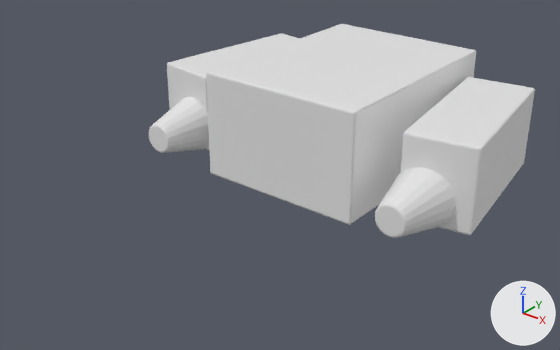
The FBX model Assets/FBX/generated/SM_Ship_Miner_01_Engine.fbx as it was, and as the next commit left it.
Rendered twice from a 50 mm lens placed at (727.0, -1095.0, 506.0), pointed at (22.0, -215.0, -40.0). Lighting does not change. The marker at lower right points along +X, +Y and +Z. The picture after the commit comes second.

Names of what the first picture shows: 'SM_Ship_Miner_01_Engine'.
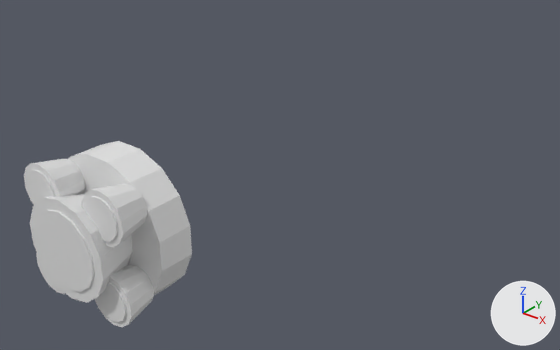
Location of each change, [x1, y1, x2, y2] in pixels of the pictures (560 x 350 px):
'SM_Ship_Miner_01_Engine', reshaped, moved (56% narrower, 13% shorter)
    before: [149, 24, 535, 238]
    after: [24, 141, 192, 327]
part 1 of me_cube_138, added
    after: [68, 141, 192, 295]
part 2 of me_cube_138, added
    after: [30, 194, 133, 303]
part 3 of me_cube_138, added
    after: [36, 210, 94, 292]
part 4 of me_cube_138, added
    after: [82, 183, 147, 248]
part 5 of me_cube_138, added
    after: [85, 196, 118, 242]
part 6 of me_cube_138, added
    after: [95, 265, 154, 327]
part 7 of me_cube_138, added
    after: [96, 281, 127, 322]
part 8 of me_cube_138, added (mostly hidden)
    after: [36, 253, 65, 294]
part 9 of me_cube_138, added
    after: [39, 259, 60, 289]
part 10 of me_cube_138, added
    after: [24, 159, 85, 205]
part 11 of me_cube_138, added
    after: [26, 170, 55, 204]
part 12 of me_cube_138, deleted
    before: [375, 167, 456, 238]
part 13 of me_cube_138, deleted
    before: [149, 97, 209, 153]
part 14 of me_cube_138, deleted
    before: [206, 24, 476, 224]
part 15 of me_cube_138, deleted
    before: [400, 77, 535, 235]
part 16 of me_cube_138, deleted
    before: [167, 33, 300, 150]

The edits, one by one:
me_cube_138 is used by ob_sm_ship_miner_01_engine; location (0.0, -3.0, -5.0).
me_cube_138 had 408 vertices, 366 faces and spanned x -320.0..320.0, y -232.0..203.0, z -90.0..100.0.
me_cube_138 now has 312 vertices, 178 faces and spans x -104.0..104.0, y -67.0..52.0, z -104.0..104.0.
me_cube_138 part 1: a new loose piece, a 16-sided cylinder along y spanning x -104.0..104.0, y -1.0..52.0, z -104.0..104.0, in mat_m_engine_block (white #e7e7e7).
me_cube_138 part 2: a new loose piece, a 14-sided cut cone along y (radius 72.0 at the low end, 53.0 at the high end) spanning x -70.0..70.0, y -65.0..-1.0, z -72.0..72.0, in mat_m_engine_block (white #e7e7e7).
me_cube_138 part 3: a new loose piece, a 14-sided cylinder along y spanning x -54.2..54.2, y -67.0..-64.9, z -55.6..55.6, in mat_m_engine_block (white #e7e7e7).
me_cube_138 part 4: a new loose piece, a 14-sided cut cone along y (radius 37.0 at the low end, 28.0 at the high end) spanning x 22.0..95.0, y -48.0..-1.0, z 21.0..96.0, in mat_m_engine_block (white #e7e7e7).
me_cube_138 part 5: a new loose piece, a 14-sided cylinder along y spanning x 30.2..86.6, y -50.1..-48.0, z 29.5..87.4, in mat_m_engine_block (white #e7e7e7).
me_cube_138 part 6: a new loose piece, a 14-sided cut cone along y (radius 37.0 at the low end, 28.0 at the high end) spanning x 22.0..95.0, y -48.0..-1.0, z -96.0..-21.0, in mat_m_engine_block (white #e7e7e7).
me_cube_138 part 7: a new loose piece, a 14-sided cylinder along y spanning x 30.2..86.6, y -50.1..-48.0, z -87.4..-29.5, in mat_m_engine_block (white #e7e7e7).
me_cube_138 part 8: a new loose piece, a 14-sided cut cone along y (radius 37.0 at the low end, 28.0 at the high end) spanning x -95.0..-22.0, y -48.0..-1.0, z -96.0..-21.0, in mat_m_engine_block (white #e7e7e7).
me_cube_138 part 9: a new loose piece, a 14-sided cylinder along y spanning x -86.6..-30.2, y -50.1..-48.0, z -87.4..-29.5, in mat_m_engine_block (white #e7e7e7).
me_cube_138 part 10: a new loose piece, a 14-sided cut cone along y (radius 37.0 at the low end, 28.0 at the high end) spanning x -95.0..-22.0, y -48.0..-1.0, z 21.0..96.0, in mat_m_engine_block (white #e7e7e7).
me_cube_138 part 11: a new loose piece, a 14-sided cylinder along y spanning x -86.6..-30.2, y -50.1..-48.0, z 29.5..87.4, in mat_m_engine_block (white #e7e7e7).
me_cube_138 part 12: the loose piece of 120 vertices spanning x 186.0..294.0, y -232.0..-122.0, z -89.0..19.0 is deleted.
me_cube_138 part 13: the loose piece of 120 vertices spanning x -294.0..-186.0, y -232.0..-122.0, z -89.0..19.0 is deleted.
me_cube_138 part 14: the loose piece of 56 vertices spanning x -150.0..150.0, y -197.0..203.0, z -90.0..100.0 is deleted.
me_cube_138 part 15: the loose piece of 56 vertices spanning x 160.0..320.0, y -144.0..169.0, z -79.0..65.0 is deleted.
me_cube_138 part 16: the loose piece of 56 vertices spanning x -320.0..-160.0, y -144.0..169.0, z -79.0..65.0 is deleted.
Object 'SM_Ship_Miner_01_Engine' (ob_sm_ship_miner_01_engine) moves from (0.0, -3.0, -5.0) to (0.0, -550.0, 0.0).
